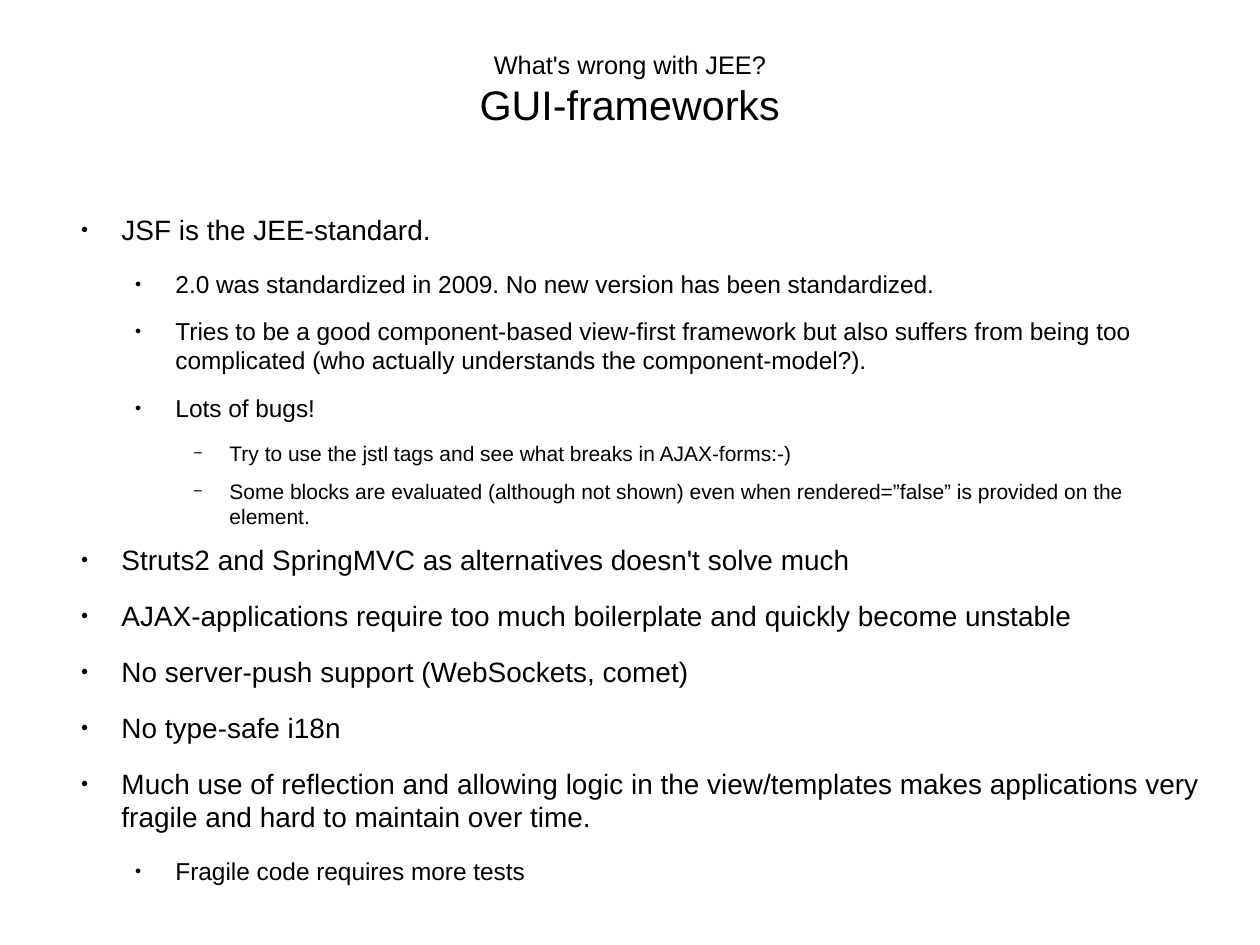
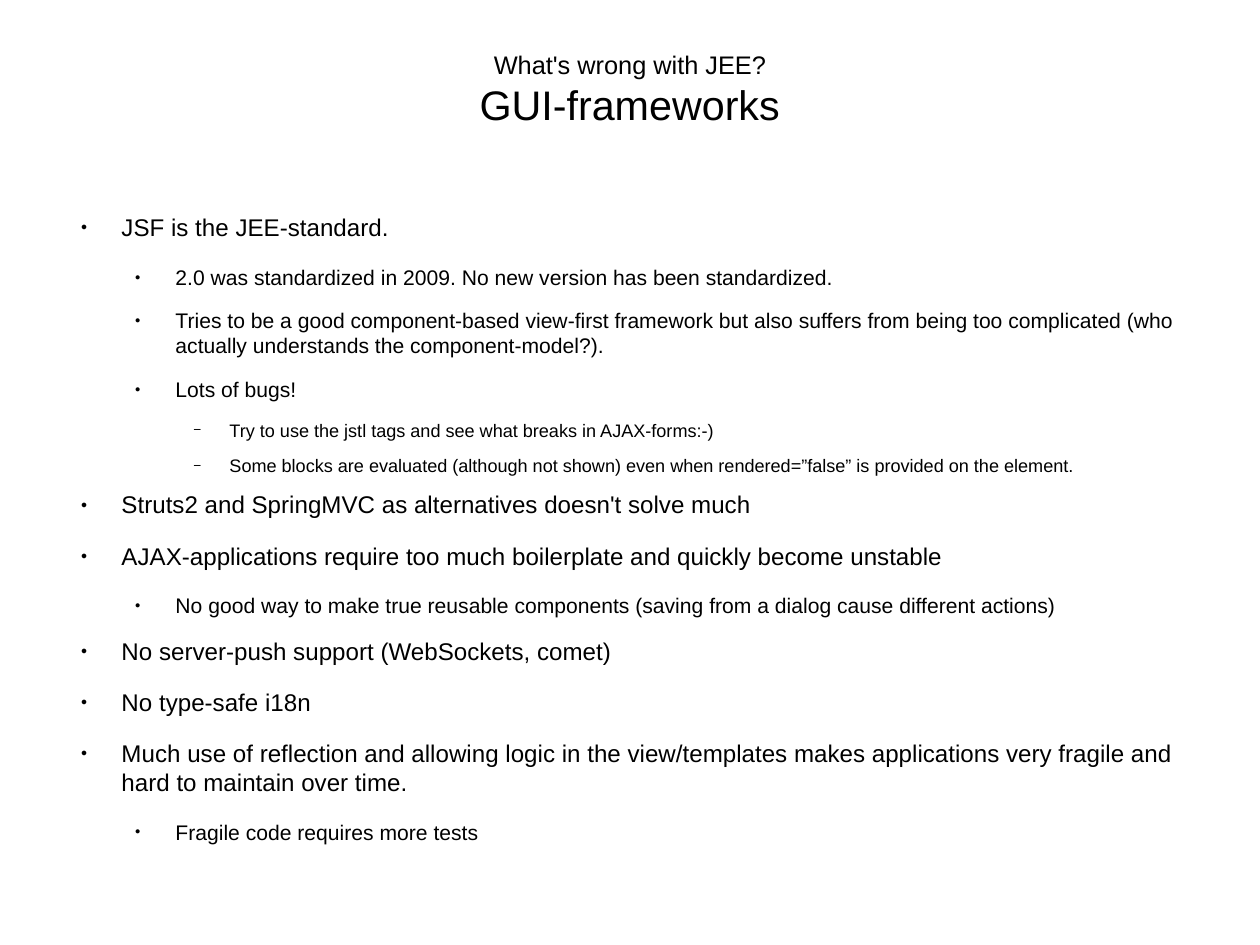
Before and after one commit to andreak/slol-2011, a slide deck: slide 7 of Scala-LiftOff-2011-lift-from-jee-perspective.odp. Drawn at 1260x945 pixels with LibreOffice and Linux fonts; fonts in the diff are those of the drawing. Boxes give left, top, right and bottom in pixels: in the first picture for what was removed or moved away, otherwise in the second. Text is boxed around its words. In the diff, an @@ line names an element or a change of style, - is before the commit and + after.

```diff
--- a/Scala-LiftOff-2011-lift-from-jee-perspective.odp
+++ b/Scala-LiftOff-2011-lift-from-jee-perspective.odp
@@ text at [121, 218, 1173, 845]: size 17.6 to 15.2 pt in "JSF is the JEE-standard.", "Struts2 and SpringMVC as alternatives doesn't solve ...", "AJAX-applications require too much boilerplate and quickly ...", "No server-push support (WebSockets, comet)" and 2 more places; size 15.4 to 13.3 pt in "2.0 was standardized in 2009. No new ...", "Tries to be a good component-based view-first ...", "Lots of bugs!", "Fragile code requires more tests"; size 13.2 to 11.4 pt in "Try to use the jstl tags and ...", "Some blocks are evaluated (although not shown) ..." @@
@@ text at [175, 597, 1055, 618]: paragraph added @@
+  ● No good way to make true reusable components (saving from a dialog cause different actions)
```
Also in this commit, not shown: 3 other slides changed, 5 slides added.
